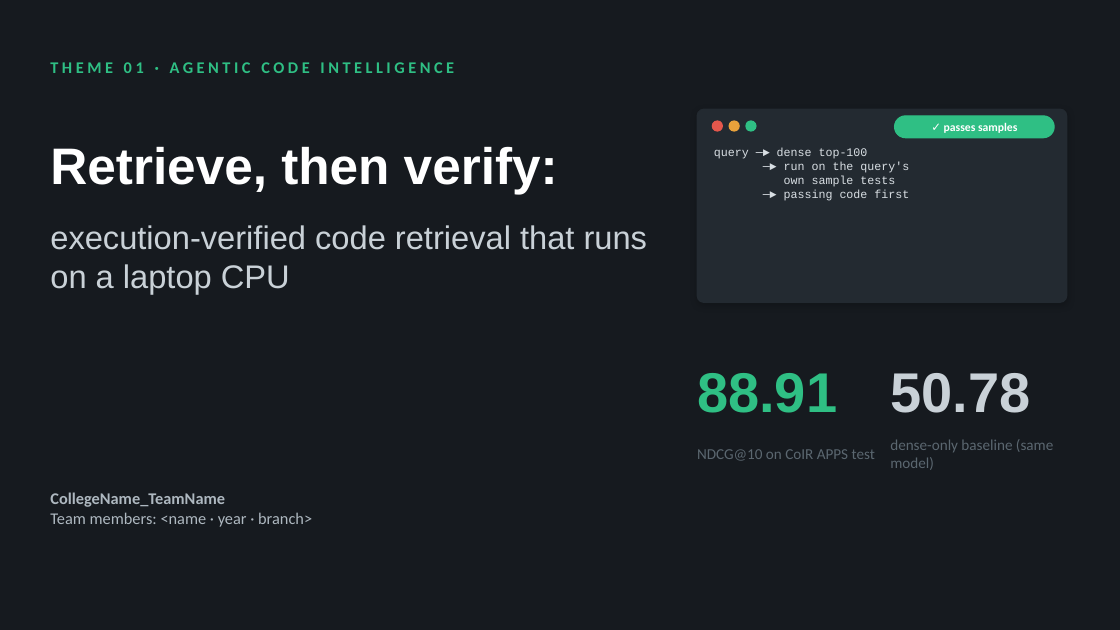
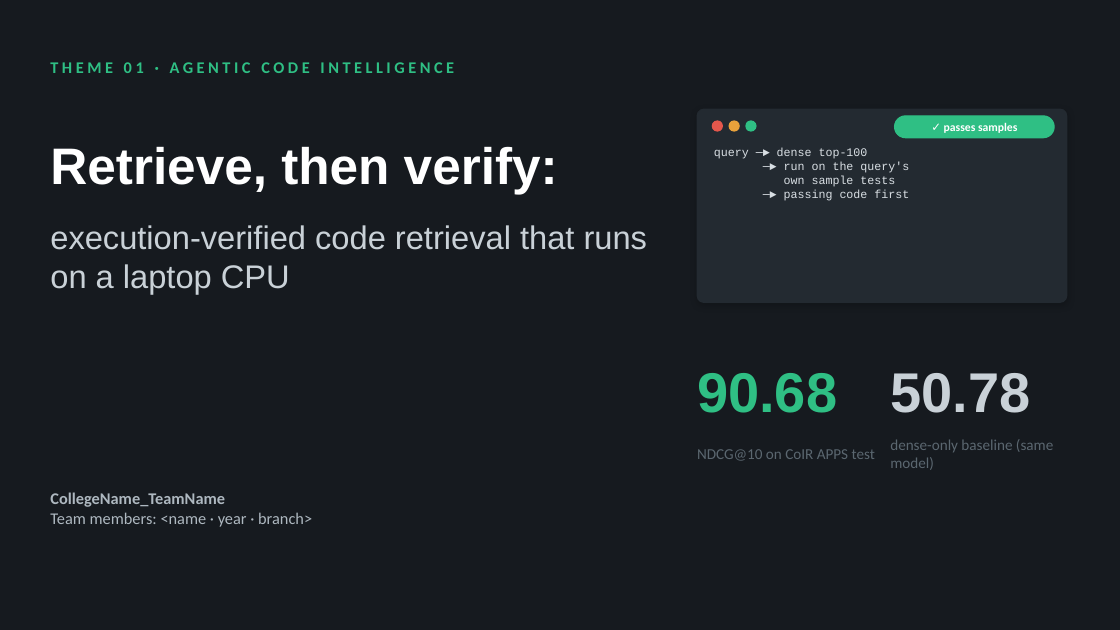
Before and after one commit to Ujjwl07/prism-genai-theme1, a slide deck: slide 1 of CollegeName_TeamName_Submission_ppt.pptx. Drawn at 1120x630 pixels with LibreOffice and Linux fonts; fonts in the diff are those of the drawing. Boxes give left, top, right and bottom in pixels: in the first picture for what was removed or moved away, otherwise in the second. Text is boxed around its words. In the diff, an @@ line names an element or a change of style, - is before the commit and + after.

```diff
--- a/CollegeName_TeamName_Submission_ppt.pptx
+++ b/CollegeName_TeamName_Submission_ppt.pptx
@@ text at (697,373,837,413): text changed @@
-88.91
+90.68
```
Also in this commit, not shown: 5 other slides changed, 14 other files.
